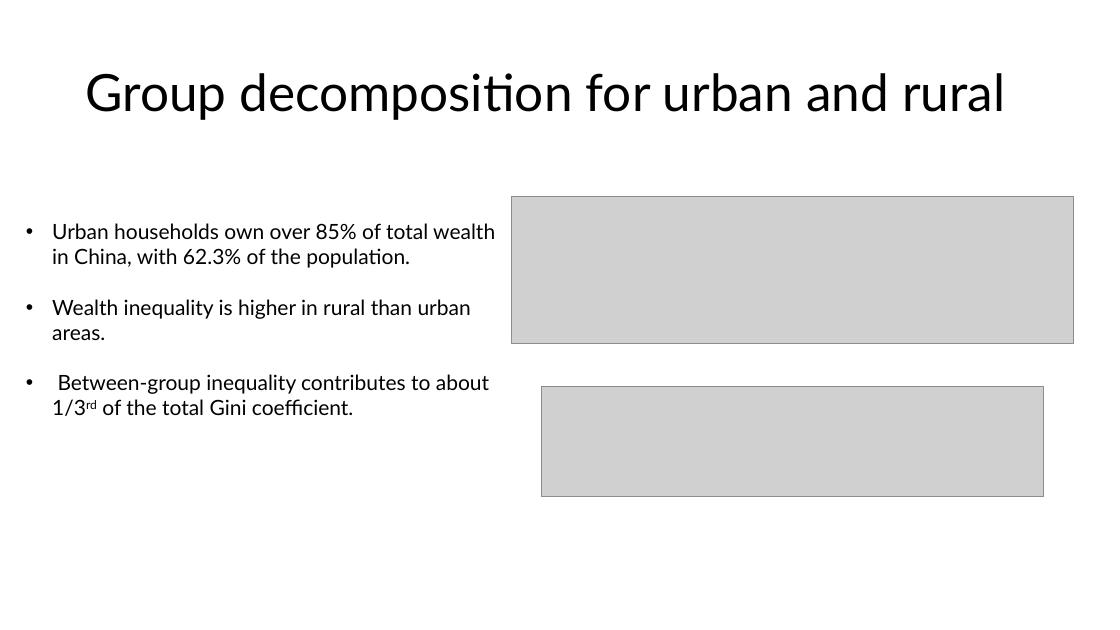
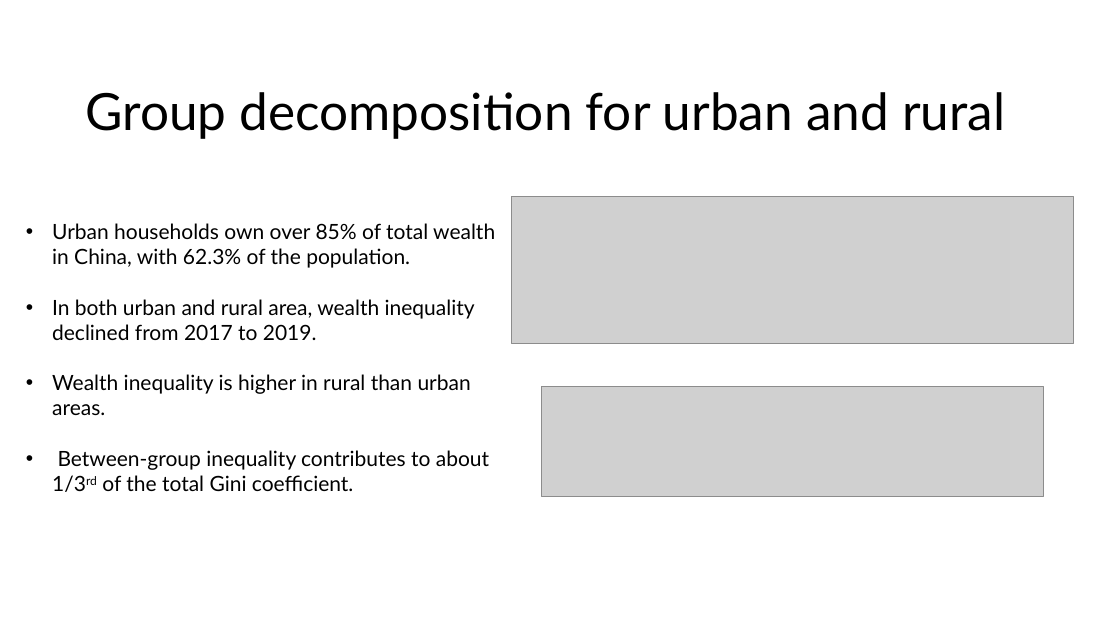
Before and after one commit to xcnecon/tom_final, a slide deck: slide 16 of presentation.pptx. Drawn at 1120x630 pixels with LibreOffice and Linux fonts; fonts in the diff are those of the drawing; grey boxes stand for pictures. Boxes give left, top, right and bottom in pixels: in the first picture for what was removed or moved away, otherwise in the second. Text is boxed around its words. In the diff, an @@ line names an element or a change of style, - is before the commit and + after.

```diff
--- a/presentation.pptx
+++ b/presentation.pptx
@@ title "Group decomposition for urban and ...": place and size @@
-title "Group decomposition for urban and ..." at box(85, 73, 1005, 120)
+title "Group decomposition for urban and ..." at box(85, 92, 1005, 139)
@@ text at box(52, 299, 475, 340): paragraph added @@
+• In both urban and rural area, wealth inequality declined from 2017 to 2019.
```
Also in this commit, not shown: 4 other slides changed.
